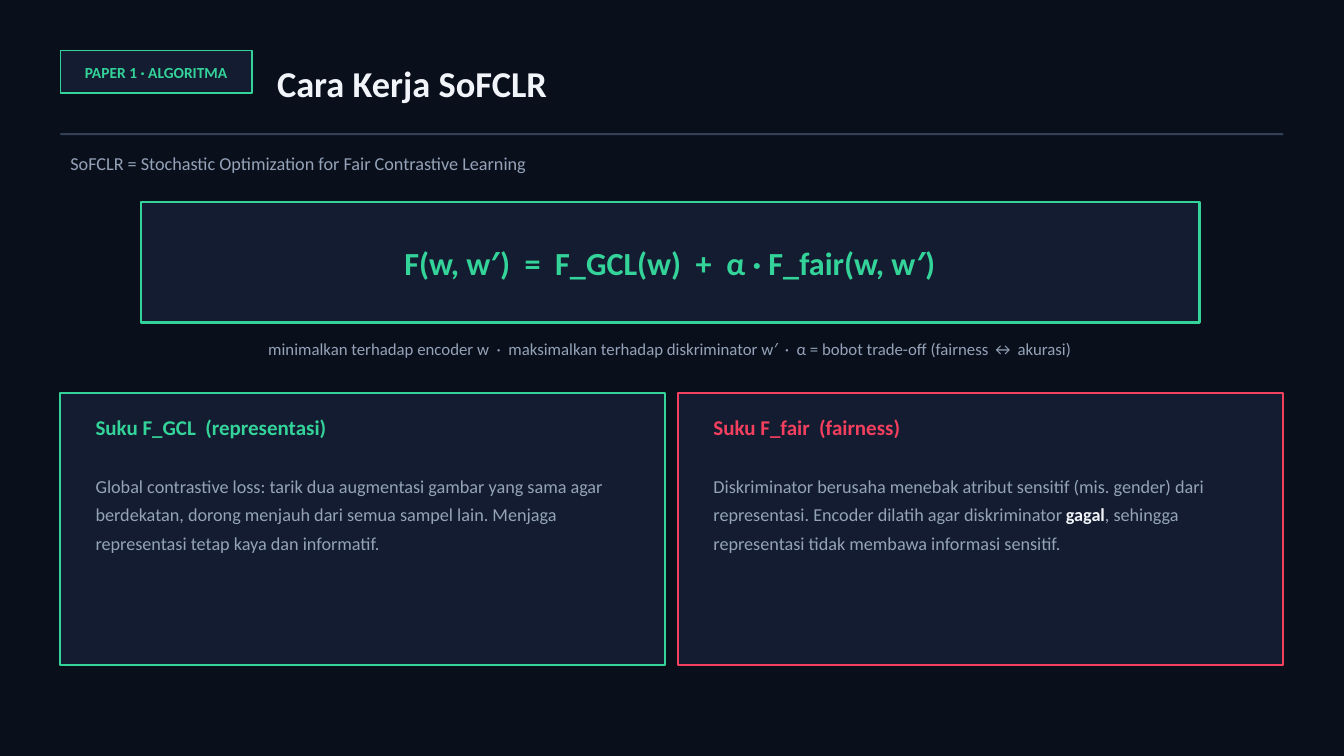
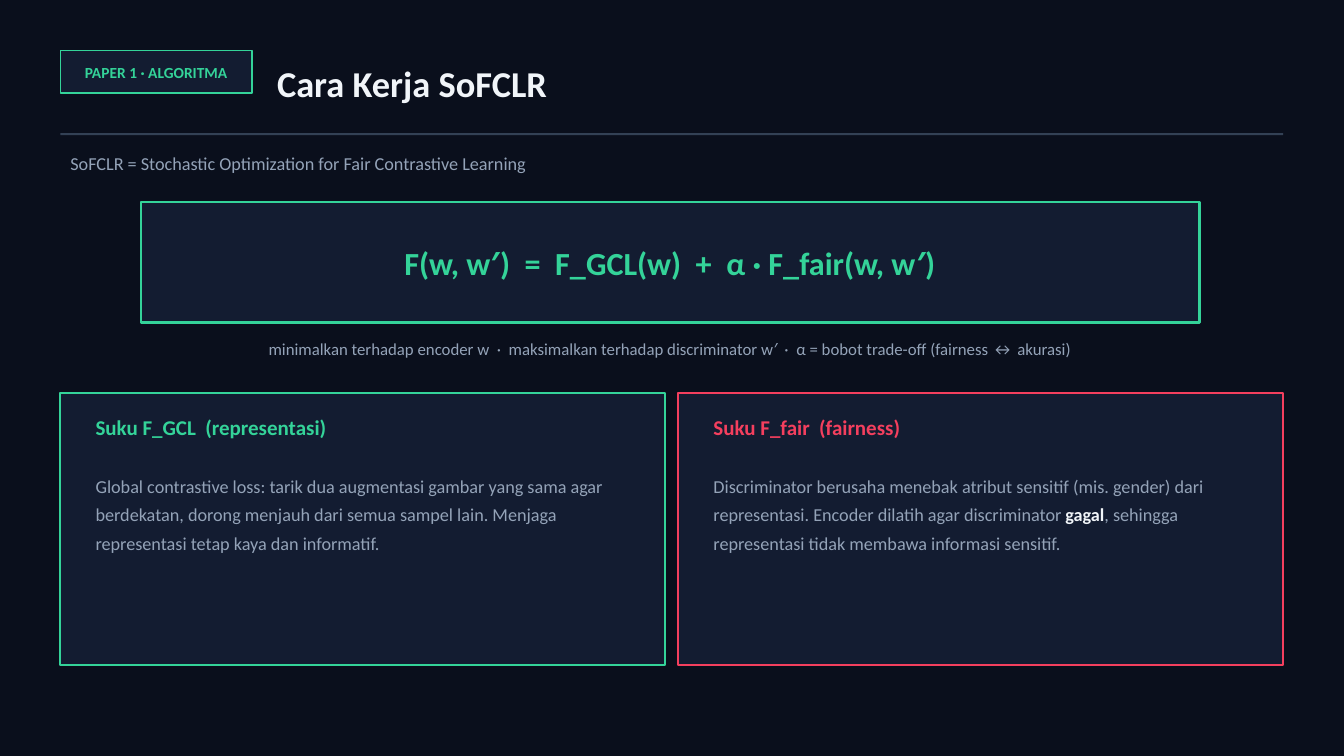
Before and after one commit to awangga/awangga.github.io, a slide deck: slide 5 of safe/metrics/SAFE-AI-Metrics.pptx. Drawn at 1344x756 pixels with LibreOffice and Linux fonts; fonts in the diff are those of the drawing. Boxes give left, top, right and bottom in pixels: in the first picture for what was removed or moved away, otherwise in the second. Text is boxed around its words. In the diff, an @@ line names an element or a change of style, - is before the commit and + after.

```diff
--- a/safe/metrics/SAFE-AI-Metrics.pptx
+++ b/safe/metrics/SAFE-AI-Metrics.pptx
@@ text at <box>269,343,1070,358</box>: text changed @@
-minimalkan terhadap encoder w · maksimalkan terhadap diskriminator w′ · α = bobot trade-off (fairness ↔ akurasi)
+minimalkan terhadap encoder w · maksimalkan terhadap discriminator w′ · α = bobot trade-off (fairness ↔ akurasi)
@@ text at <box>713,480,1204,553</box>: text changed @@
-Diskriminator berusaha menebak atribut sensitif (mis. gender) dari representasi. Encoder dilatih agar diskriminator gagal, sehingga representasi tidak membawa informasi sensitif.
+Discriminator berusaha menebak atribut sensitif (mis. gender) dari representasi. Encoder dilatih agar discriminator gagal, sehingga representasi tidak membawa informasi sensitif.
```
Also in this commit, not shown: 2 other slides changed, 3 slides added, 1 other file.
